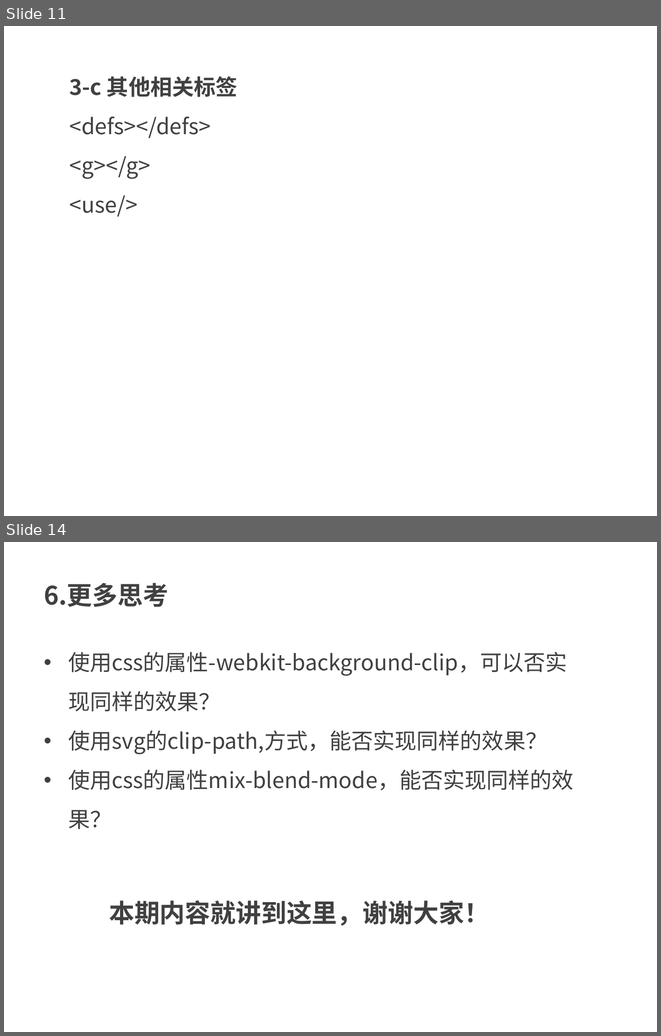
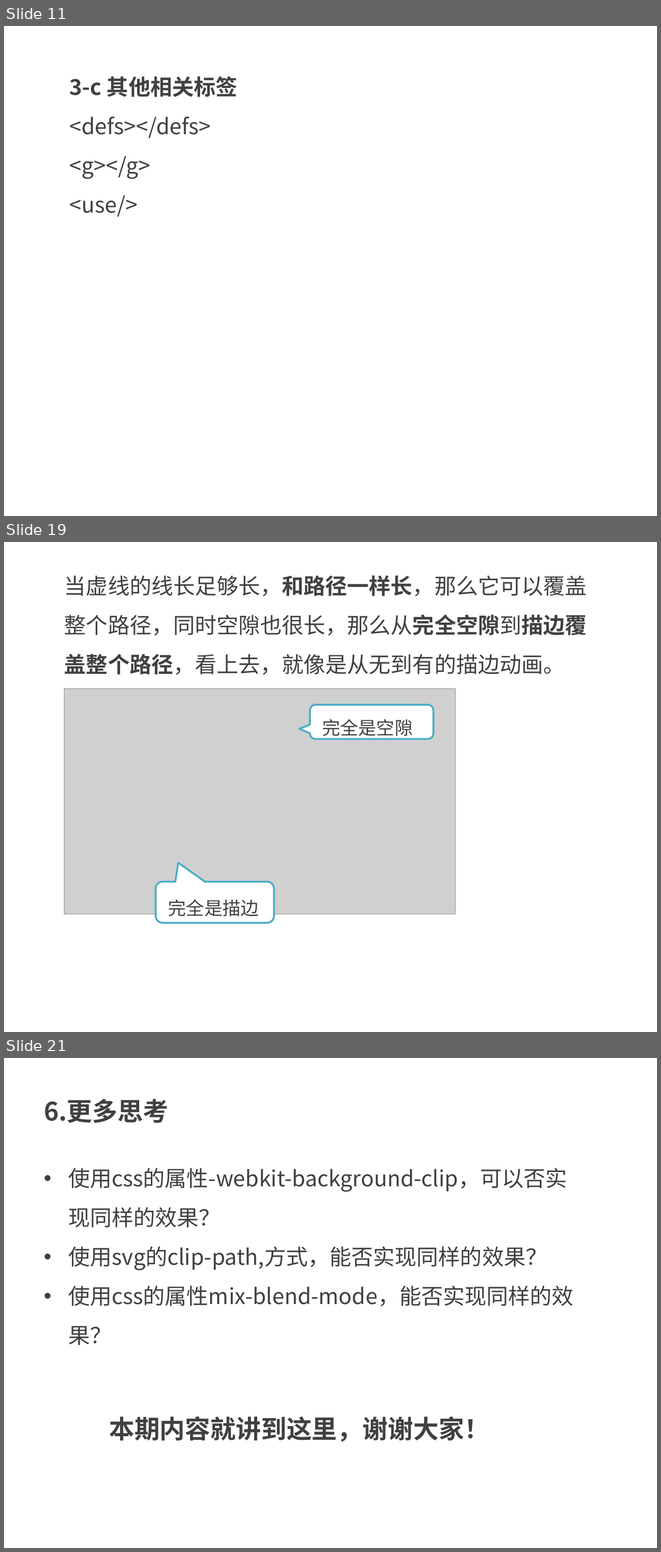
Before and after one commit to kong66/webAni, a slide deck: 9-svg-path-ani/svg-stroke-ani.pptx. Shown one above the other, each under a label of ours: slides 11 and 14 before the commit, slides 11, 19 and 21 after it; the slides between them are not shown. The pictures are 661x1036 and 661x1552 pixels, drawn with LibreOffice and Linux fonts; fonts in the diff are those of the drawing; grey boxes stand for pictures. Boxes give left, top, right and bottom in pixels: in the first picture for what was removed or moved away, otherwise in the second. Text is boxed around its words. In the diff, an @@ line names an element or a change of style, - is before the commit and + after.

```diff
--- a/9-svg-path-ani/svg-stroke-ani.pptx
+++ b/9-svg-path-ani/svg-stroke-ani.pptx
@@ slide 19 added at <box>4,542,657,1032</box>, background #FFFFFF @@
@@ text added at <box>64,575,587,674</box>, 24 pt, text #404040 @@
+当虚线的线长足够长，和路径一样长，那么它可以覆盖整个路径，同时空隙也很长，那么从完全空隙到描边覆盖整个路径，看上去，就像是从无到有的描边动画。
@@ picture added at <box>64,689,455,914</box> @@
@@ rounded speech box added at <box>310,705,434,739</box>, fill #FFFFFF, outline #4BACC6 2 pt, 20 pt, text #404040 @@
+完全是空隙
@@ rounded speech box added at <box>156,882,274,923</box>, fill #FFFFFF, outline #4BACC6 2 pt, 20 pt, text #404040 @@
+完全是描边
@@ what was slide 14 is now slide 21 @@
```
Also in this commit, not shown: 2 slides changed, 7 other slides added, 1 slide removed, 2 other files.
